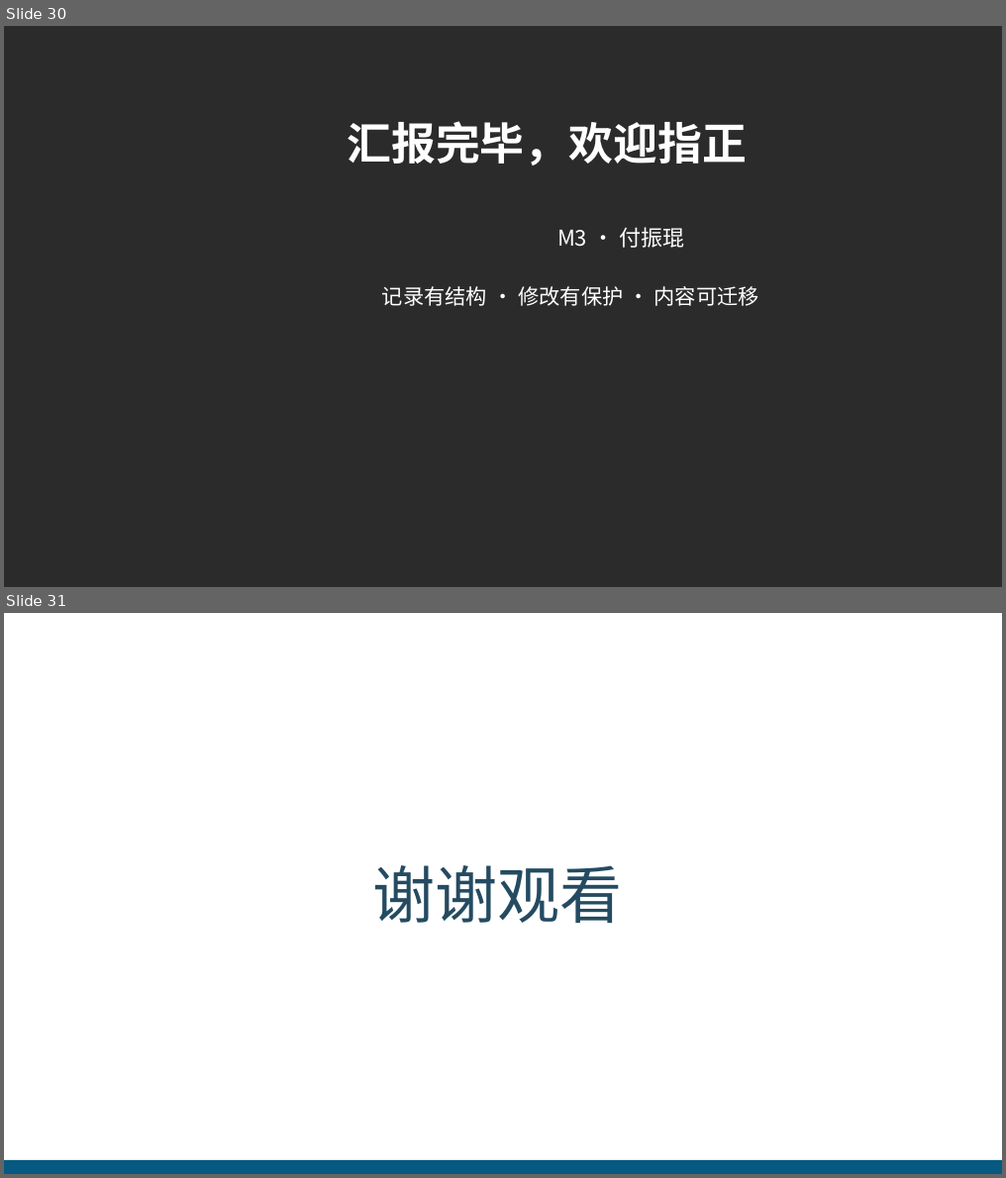
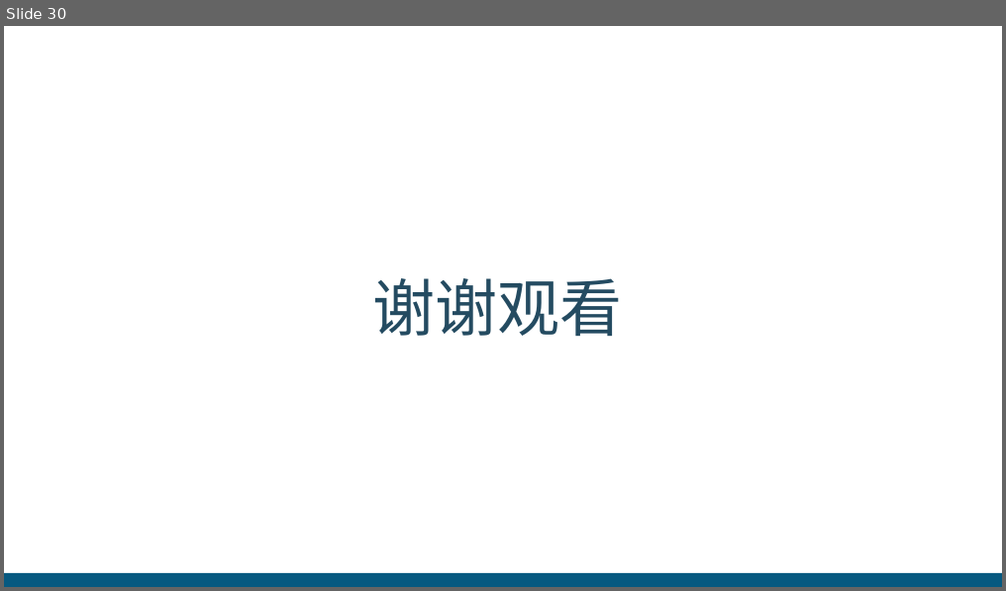
Before and after one commit to HAOYI0727/Hustudy, a slide deck: M2+M3.pptx. Shown one above the other, each under a label of ours: slides 30 and 31 before the commit, slide 30 after it. The pictures are 1006x1178 and 1006x591 pixels, drawn with LibreOffice and Linux fonts; fonts in the diff are those of the drawing; background and template pictures are left out; a plain dark background stands for a picture behind light text. Boxes give left, top, right and bottom in pixels: in the first picture for what was removed or moved away, otherwise in the second. Text is boxed around its words. In the diff, an @@ line names an element or a change of style, - is before the commit and + after.

Commit message:
docs: remove duplicate closing slide 30

```diff
--- a/M2+M3.pptx
+++ b/M2+M3.pptx
@@ slide 30 removed at [4,26,1002,587], background picture (left out) @@
@@ text removed at [348,121,746,166] @@
-汇报完毕，欢迎指正
@@ text removed at [557,227,684,248] @@
-M3 · 付振琨
@@ text removed at [382,286,758,306] @@
-记录有结构 · 修改有保护 · 内容可迁移
@@ what was slide 31 is now slide 30 @@
```
